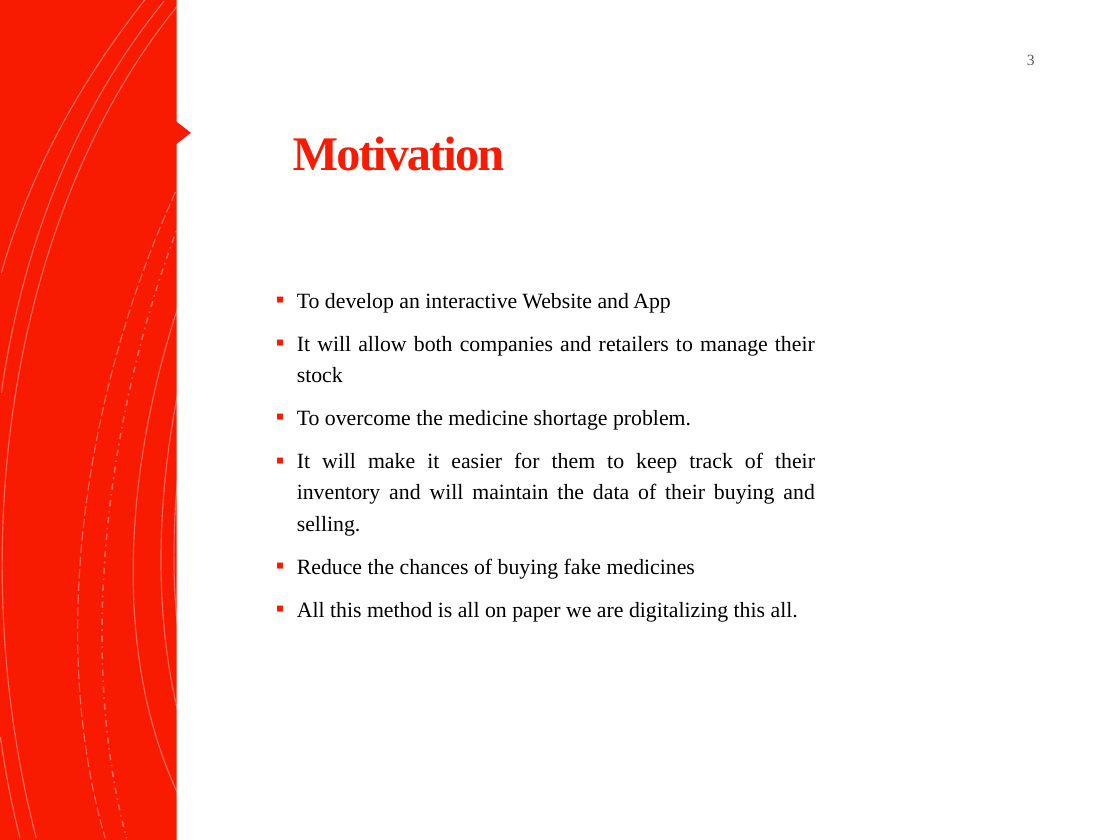
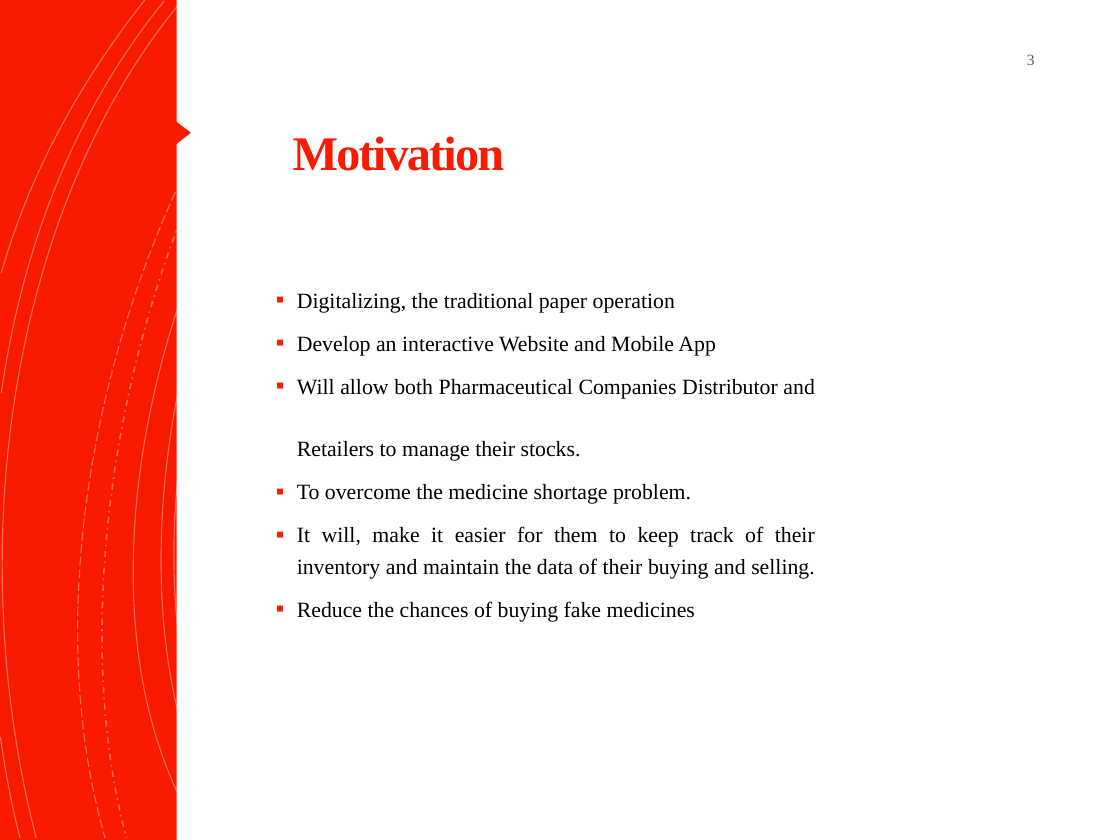
Before and after one commit to abdullah098/Final-year-proj, a slide deck: slide 3 of 10%/New after comments.pptx. Drawn at 1120x840 pixels with LibreOffice and Linux fonts; fonts in the diff are those of the drawing. Boxes give left, top, right and bottom in pixels: in the first picture for what was removed or moved away, otherwise in the second. Text is boxed around its words. In the diff, an @@ line names an element or a change of style, - is before the commit and + after.

```diff
--- a/10%/New after comments.pptx
+++ b/10%/New after comments.pptx
@@ text at (297, 293, 814, 461): text changed @@
-▪ To develop an interactive Website and App
-▪ It will allow both companies and retailers to manage their stock
+▪ Digitalizing, the traditional paper operation
+▪ Develop an interactive Website and Mobile App
+▪ Will allow both Pharmaceutical Companies Distributor and
+  Retailers to manage their stocks.
@@ text at (297, 526, 815, 579): text changed @@
-▪ It will make it easier for them to keep track of their inventory and will maintain the data of their buying and selling.
+▪ It will, make it easier for them to keep track of their inventory and maintain the data of their buying and selling.
@@ text at (297, 602, 798, 622): paragraph removed @@
-▪ All this method is all on paper we are digitalizing this all.
```
Also in this commit, not shown: 6 other slides changed, 1 other file.
